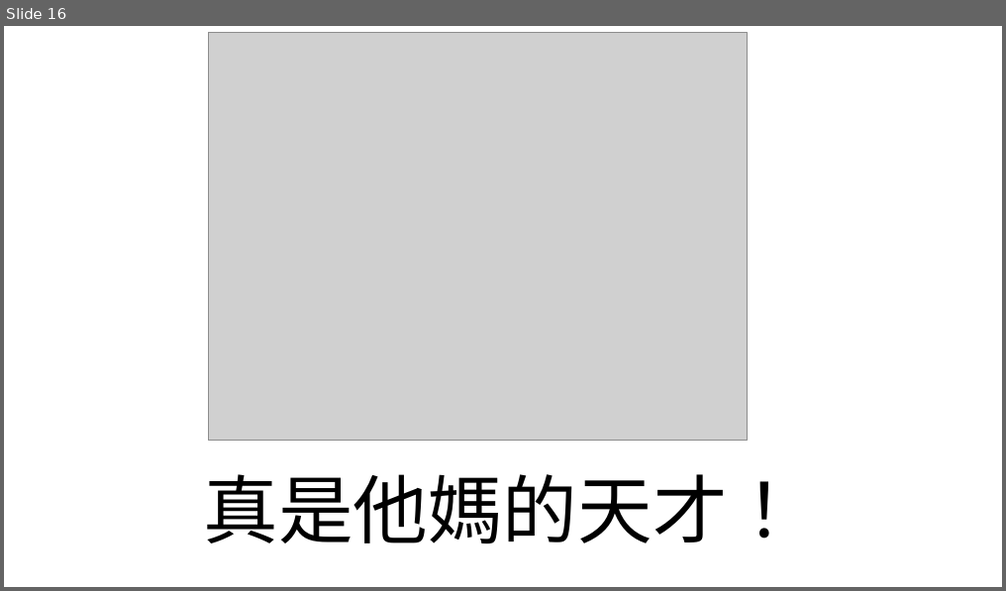
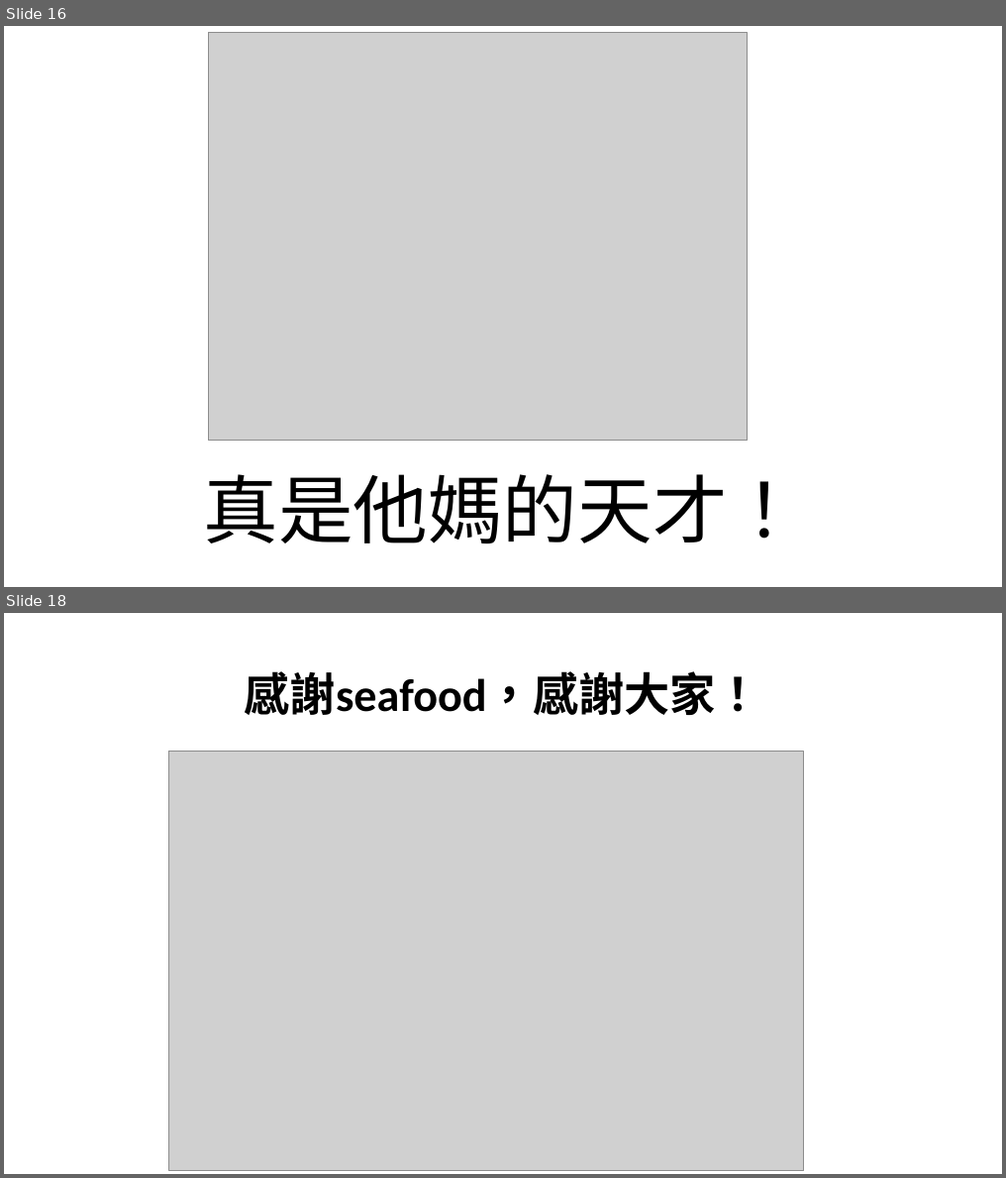
Before and after one commit to Jameswilson7788/school, a slide deck: 政府產業政策簡報.pptx. Shown one above the other, each under a label of ours: slide 16 before the commit, slides 16 and 18 after it; the slides between them are not shown. The pictures are 1006x591 and 1006x1178 pixels, drawn with LibreOffice and Linux fonts; fonts in the diff are those of the drawing; grey boxes stand for pictures. Boxes give left, top, right and bottom in pixels: in the first picture for what was removed or moved away, otherwise in the second. Text is boxed around its words. In the diff, an @@ line names an element or a change of style, - is before the commit and + after.

```diff
--- a/政府產業政策簡報.pptx
+++ b/政府產業政策簡報.pptx
@@ slide 18 added at box(4, 613, 1002, 1174), background #FFFFFF @@
@@ title added at box(245, 671, 761, 715), 44 pt, text #000000, bold @@
+感謝seafood，感謝大家！
@@ picture added at box(169, 752, 804, 1171) @@
```
Also in this commit, not shown: 1 other slide added, 1 slide removed.
